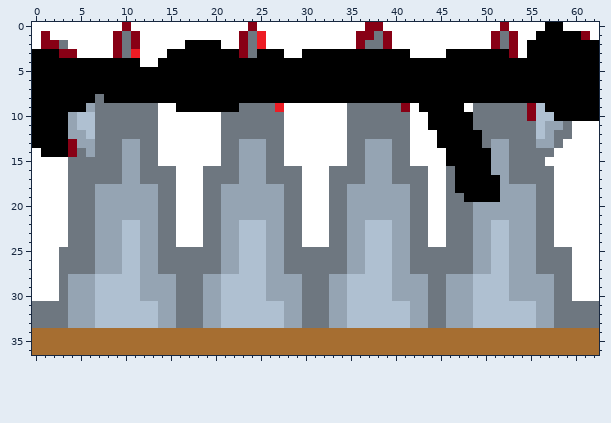
A pixel-art sprite gets an edit: graphics/spikes/spikes2.png. That is the earlier state.
The file is 63x37 pixels.
Now the later version:
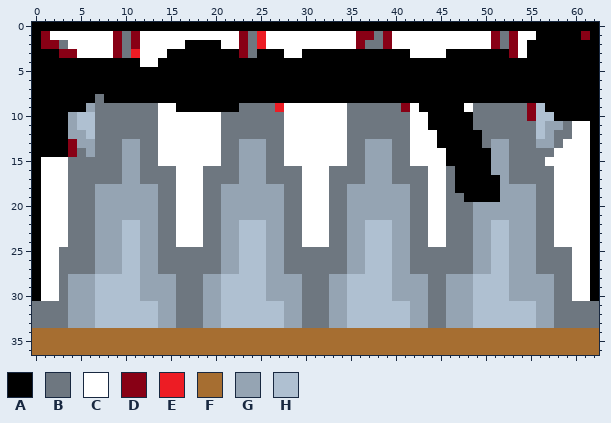
Palette (. is transparent): A #000000  B #6e7780  C #ffffff  D #880015  E #ed1c24  F #a66e31  G #95a4b3  H #afc0d1
The edit:
{"y":0,"x":0,"old":"CCCCCCCCCCDCCCCCCCCCCCCCDCCCCCCCCCCCCDDCCCCCCCCCCCCCDCCCC","new":"AAAAAAAAAAAAAAAAAAAAAAAAAAAAAAAAAAAAAAAAAAAAAAAAAAAAAAAAA"}
{"y":0,"x":59,"old":"CCCC","new":"AAAA"}
{"y":1,"x":0,"old":"C","new":"A"}
{"y":1,"x":62,"old":"C","new":"A"}
{"y":2,"x":0,"old":"C","new":"A"}
{"y":11,"x":62,"old":"C","new":"A"}
{"y":12,"x":62,"old":"C","new":"A"}
{"y":13,"x":62,"old":"C","new":"A"}
{"y":14,"x":0,"old":"C","new":"A"}
{"y":14,"x":62,"old":"C","new":"A"}
{"y":15,"x":0,"old":"C","new":"A"}
{"y":15,"x":62,"old":"C","new":"A"}
{"y":16,"x":0,"old":"C","new":"A"}
{"y":16,"x":62,"old":"C","new":"A"}
{"y":17,"x":0,"old":"C","new":"A"}
{"y":17,"x":62,"old":"C","new":"A"}
{"y":18,"x":0,"old":"C","new":"A"}
{"y":18,"x":62,"old":"C","new":"A"}
{"y":19,"x":0,"old":"C","new":"A"}
{"y":19,"x":62,"old":"C","new":"A"}
{"y":20,"x":0,"old":"C","new":"A"}
{"y":20,"x":62,"old":"C","new":"A"}
{"y":21,"x":0,"old":"C","new":"A"}
{"y":21,"x":62,"old":"C","new":"A"}
{"y":22,"x":0,"old":"C","new":"A"}
{"y":22,"x":62,"old":"C","new":"A"}
{"y":23,"x":0,"old":"C","new":"A"}
{"y":23,"x":62,"old":"C","new":"A"}
{"y":24,"x":0,"old":"C","new":"A"}
{"y":24,"x":62,"old":"C","new":"A"}
{"y":25,"x":0,"old":"C","new":"A"}
{"y":25,"x":62,"old":"C","new":"A"}
{"y":26,"x":0,"old":"C","new":"A"}
{"y":26,"x":62,"old":"C","new":"A"}
{"y":27,"x":0,"old":"C","new":"A"}
{"y":27,"x":62,"old":"C","new":"A"}
{"y":28,"x":0,"old":"C","new":"A"}
{"y":28,"x":62,"old":"C","new":"A"}
{"y":29,"x":0,"old":"C","new":"A"}
{"y":29,"x":62,"old":"C","new":"A"}
{"y":30,"x":0,"old":"C","new":"A"}
{"y":30,"x":62,"old":"C","new":"A"}
{"label":"changed","picture_box":[32,22,599,49]}
{"label":"changed","picture_box":[590,121,599,301]}
{"label":"changed","picture_box":[32,148,41,301]}
